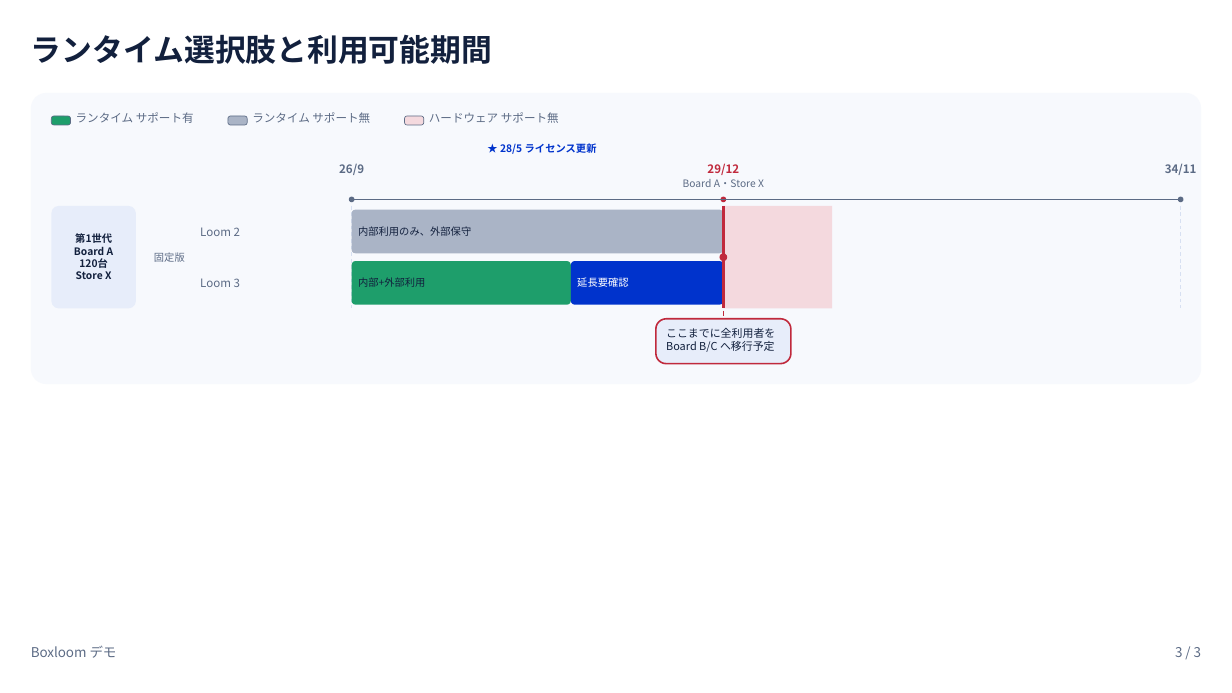
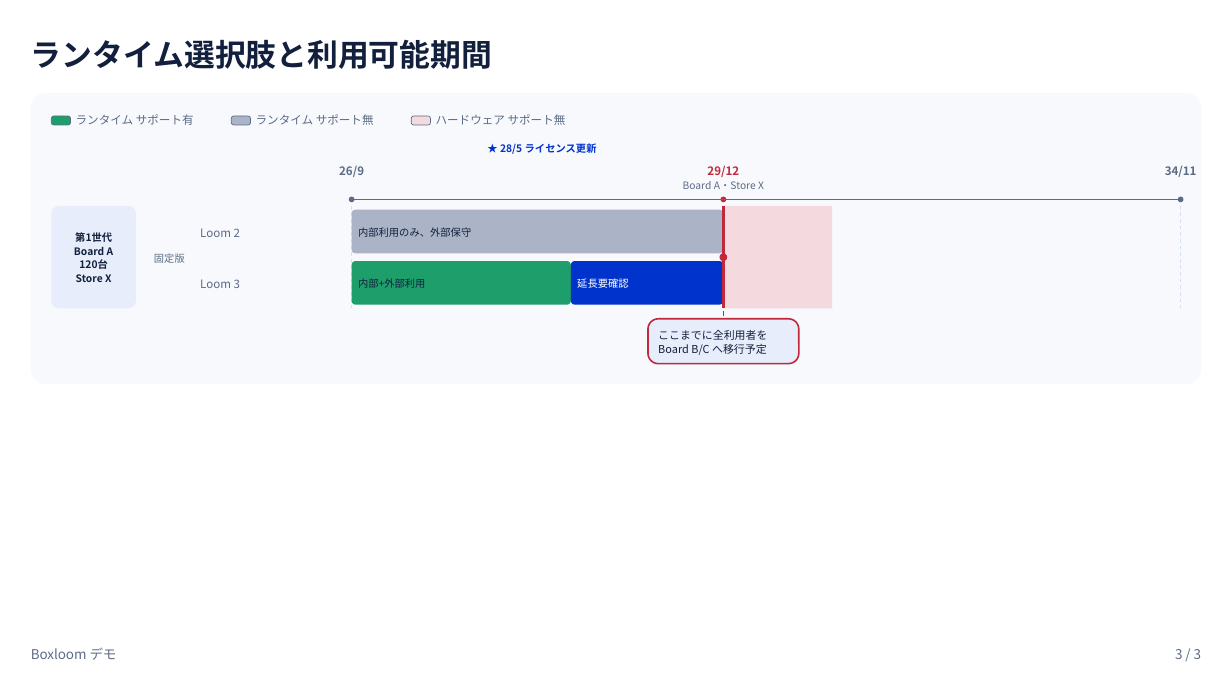
Before and after one commit to tjst-t/boxloom, a slide deck: slide 3 of boxloom/out/demo-deck.pptx. Drawn at 1232x693 pixels with LibreOffice and Linux fonts; fonts in the diff are those of the drawing. Boxes give left, top, right and bottom in pixels: in the first picture for what was removed or moved away, otherwise in the second. Text is boxed around its words. In the diff, an @@ line names an element or a change of style, - is before the commit and + after.

```diff
--- a/boxloom/out/demo-deck.pptx
+++ b/boxloom/out/demo-deck.pptx
@@ text "ランタイム選択肢と利用可能期間" at box(31, 39, 492, 69): line spacing 1 to 32.4pt @@
@@ rounded rectangle: place and size @@
-rounded rectangle at box(405, 116, 424, 126)
+rounded rectangle at box(411, 116, 431, 126)
@@ line spacing 1 to 12.2pt in 6 elements at box(339, 165, 364, 177), box(707, 165, 739, 177), box(1165, 166, 1197, 177), box(76, 114, 194, 125), box(256, 114, 374, 125), box(436, 114, 566, 125) @@
@@ text "Board A・Store X" at box(683, 181, 764, 189): line spacing 1 to 10.8pt @@
@@ text "第1世代" at box(74, 232, 114, 282): line spacing 1 to 10.8pt @@
@@ rounded rectangle: place and size @@
-rounded rectangle at box(656, 319, 791, 364)
+rounded rectangle at box(648, 319, 799, 364)
@@ text "ここまでに全利用者を": place and size @@
-text "ここまでに全利用者を" at box(666, 328, 775, 352)
+text "ここまでに全利用者を" at box(658, 330, 767, 355)
@@ text "ここまでに全利用者を" at box(658, 330, 767, 355): line spacing 1 to 11.5pt @@
@@ text "Boxloom デモ" at box(31, 647, 117, 660): line spacing 1 to 14.2pt @@
@@ text "3 / 3" at box(1175, 649, 1201, 659): line spacing 1 to 14.2pt @@
```
Also in this commit, not shown: 2 other slides changed, 8 other files.
